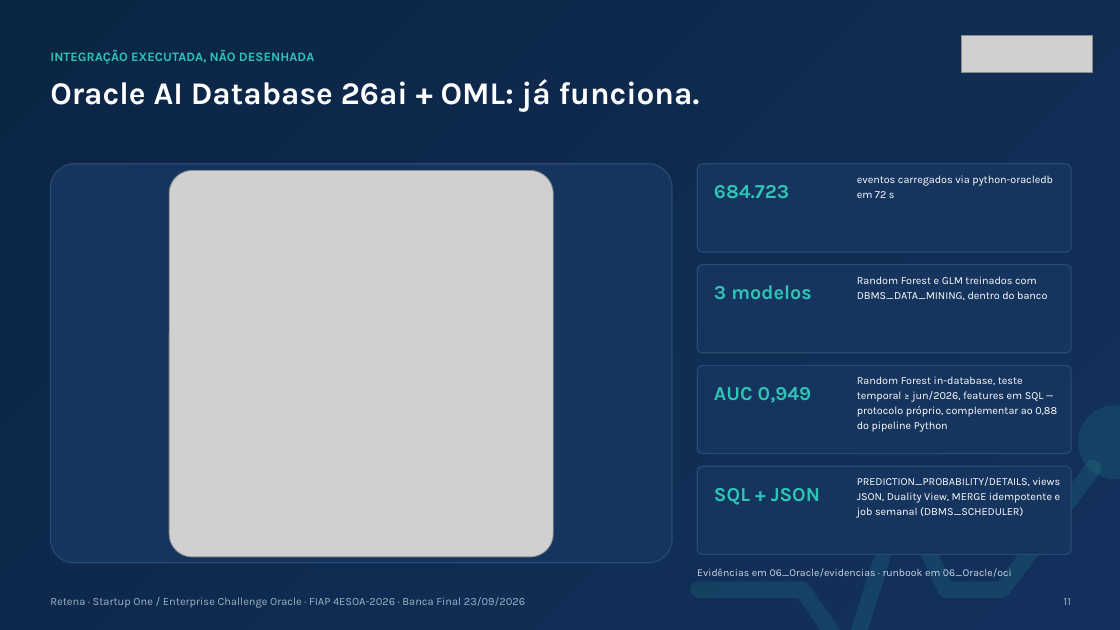
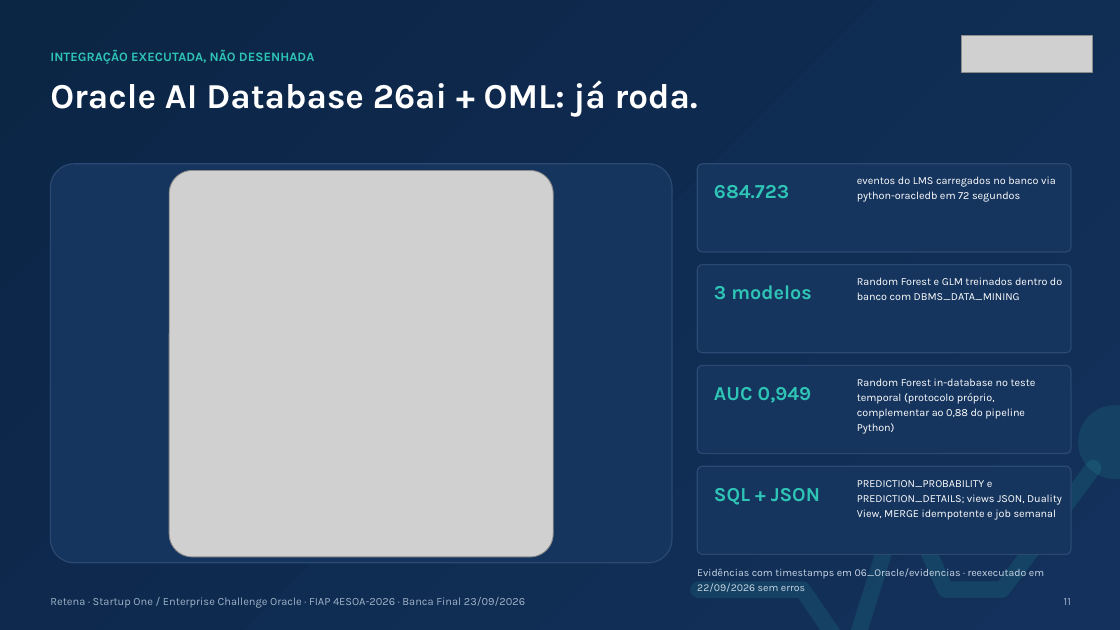
Before and after one commit to LucasHenklain/retena, a slide deck: slide 11 of 09_Kit_Banca_Final/Retena_Banca_Final.pptx. Drawn at 1120x630 pixels with LibreOffice and Linux fonts; fonts in the diff are those of the drawing; grey boxes stand for pictures. Boxes give left, top, right and bottom in pixels: in the first picture for what was removed or moved away, otherwise in the second. Text is boxed around its words. In the diff, an @@ line names an element or a change of style, - is before the commit and + after.

```diff
--- a/09_Kit_Banca_Final/Retena_Banca_Final.pptx
+++ b/09_Kit_Banca_Final/Retena_Banca_Final.pptx
@@ text at [50,80,698,117]: text changed; size 27 to 30 pt @@
-Oracle AI Database 26ai + OML: já funciona.
+Oracle AI Database 26ai + OML: já roda.
@@ text at [857,176,1056,202]: text changed @@
-eventos carregados via python-oracledb em 72 s
+eventos do LMS carregados no banco via python-oracledb em 72 segundos
@@ text at [857,277,1062,300]: text changed @@
-Random Forest e GLM treinados com DBMS_DATA_MINING, dentro do banco
+Random Forest e GLM treinados dentro do banco com DBMS_DATA_MINING
@@ text at [857,378,1036,434]: text changed @@
-Random Forest in-database, teste temporal ≥ jun/2026, features em SQL — protocolo próprio, complementar ao 0,88 do pipeline Python
+Random Forest in-database no teste temporal (protocolo próprio, complementar ao 0,88 do pipeline Python)
@@ text at [857,480,1062,520]: text changed @@
-PREDICTION_PROBABILITY/DETAILS, views JSON, Duality View, MERGE idempotente e job semanal (DBMS_SCHEDULER)
+PREDICTION_PROBABILITY e PREDICTION_DETAILS; views JSON, Duality View, MERGE idempotente e job semanal
@@ text at [697,568,1044,592]: text changed @@
-Evidências em 06_Oracle/evidencias · runbook em 06_Oracle/oci
+Evidências com timestamps em 06_Oracle/evidencias · reexecutado em 22/09/2026 sem erros
```
Also in this commit, not shown: 26 other slides changed, 7 slides added, 2 slides removed, 19 other files.
